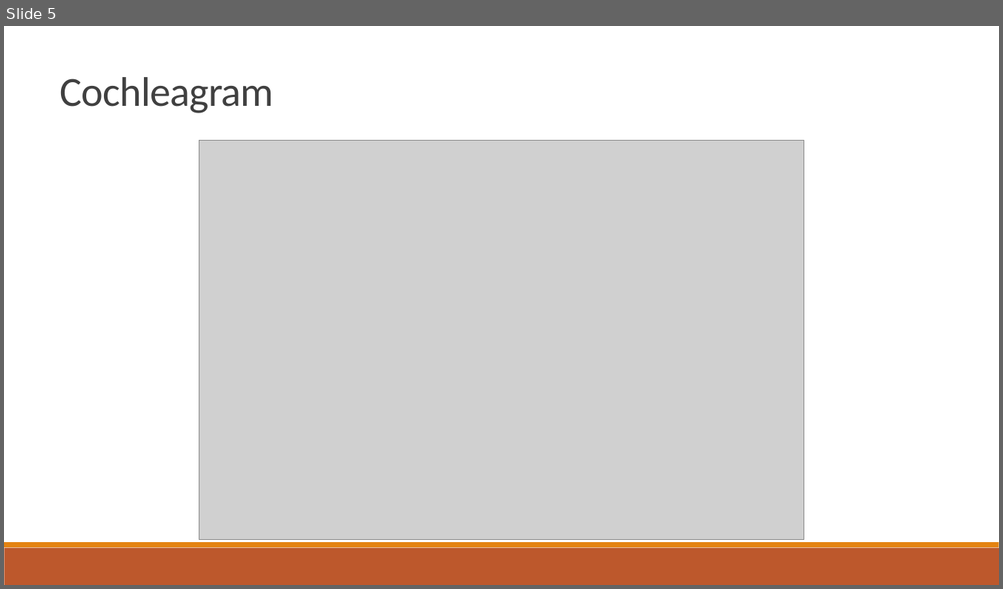
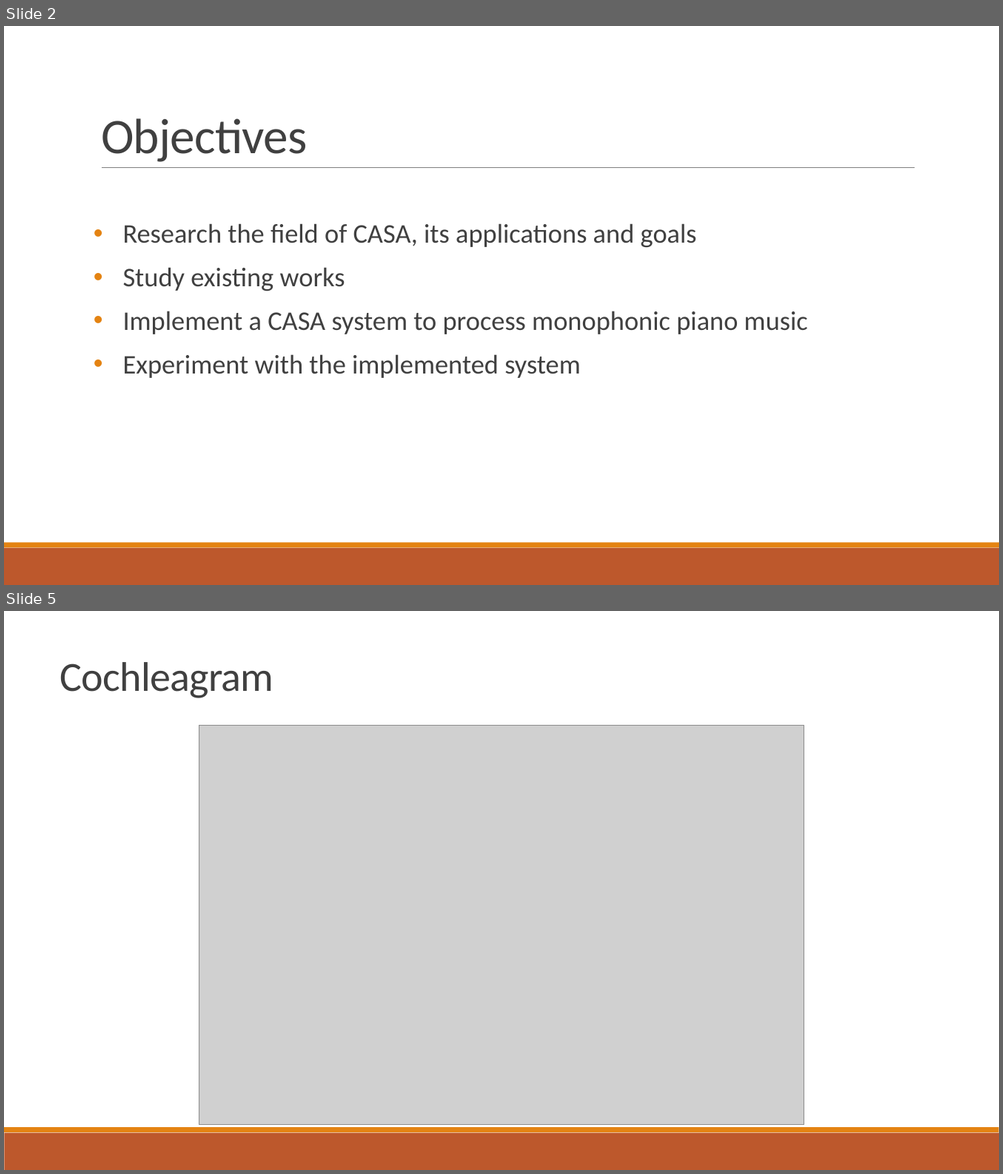
Before and after one commit to salveron/bachelors_thesis, a slide deck: presentation/presentation.pptx. Shown one above the other, each under a label of ours: slide 5 before the commit, slides 2 and 5 after it; the slides between them are not shown. The pictures are 1003x589 and 1003x1174 pixels, drawn with LibreOffice and Linux fonts; fonts in the diff are those of the drawing; grey boxes stand for pictures. Boxes give left, top, right and bottom in pixels: in the first picture for what was removed or moved away, otherwise in the second. Text is boxed around its words. In the diff, an @@ line names an element or a change of style, - is before the commit and + after.

Commit message:
Presentation refinement + Acknowledgements + Contents of the Medium + Cover + Selected works section completed

```diff
--- a/presentation/presentation.pptx
+++ b/presentation/presentation.pptx
@@ slide 2 added at [4, 26, 999, 585], background #FFFFFF; not listed: 2 template elements that a slide beside it also shows @@
@@ title added at [101, 118, 307, 162], 48 pt, text #404040 @@
+Objectives
@@ line added from (102, 168) to (915, 168), #808080 0.5 pt @@
@@ text added at [123, 224, 808, 378], 26 pt, text #404040 @@
+• Research the field of CASA, its applications and goals
+• Study existing works
+• Implement a CASA system to process monophonic piano music
+• Experiment with the implemented system
```
Also in this commit, not shown: 3 slides changed, 1 slide removed, 8 other files.
